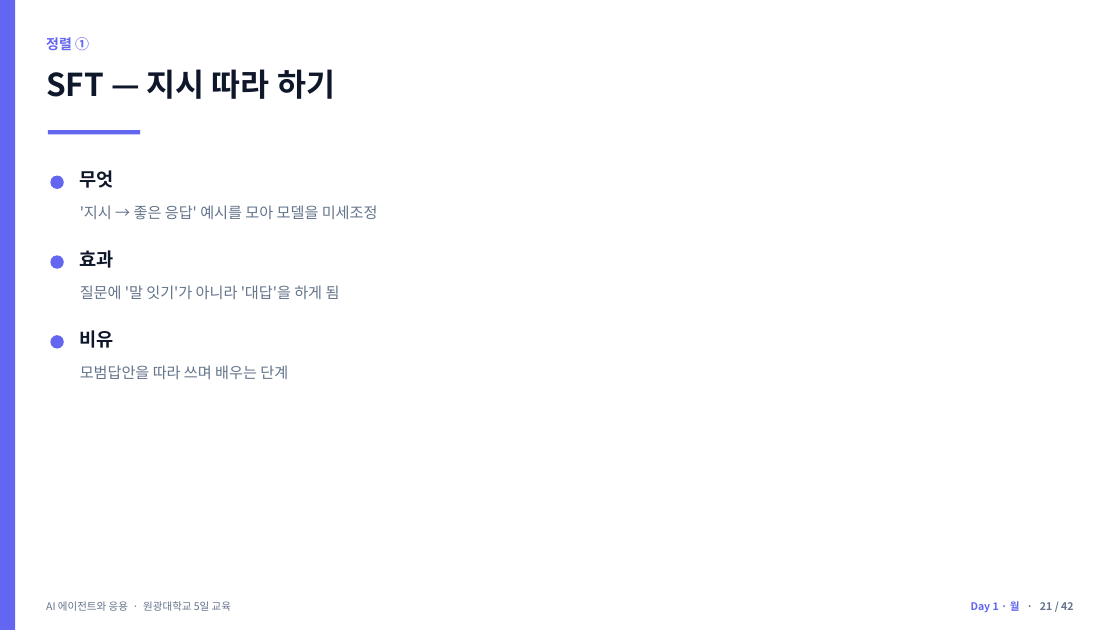
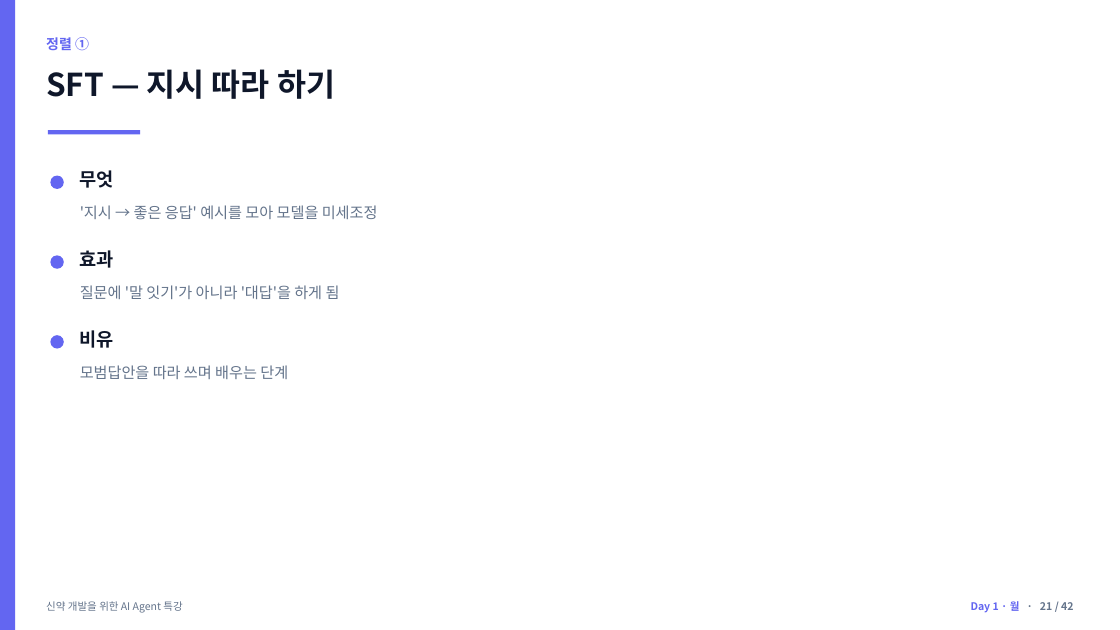
Before and after one commit to jyshin-22/wku-ai-agent-program, a slide deck: slide 21 of slides/day1.pptx. Drawn at 1120x630 pixels with LibreOffice and Linux fonts; fonts in the diff are those of the drawing. Boxes give left, top, right and bottom in pixels: in the first picture for what was removed or moved away, otherwise in the second. Text is boxed around its words. In the diff, an @@ line names an element or a change of style, - is before the commit and + after.

```diff
--- a/slides/day1.pptx
+++ b/slides/day1.pptx
@@ text at (46, 601, 182, 613): text changed @@
-AI 에이전트와 응용 · 원광대학교 5일 교육
+신약 개발을 위한 AI Agent 특강
```
Also in this commit, not shown: 39 other slides changed, 10 other files.
